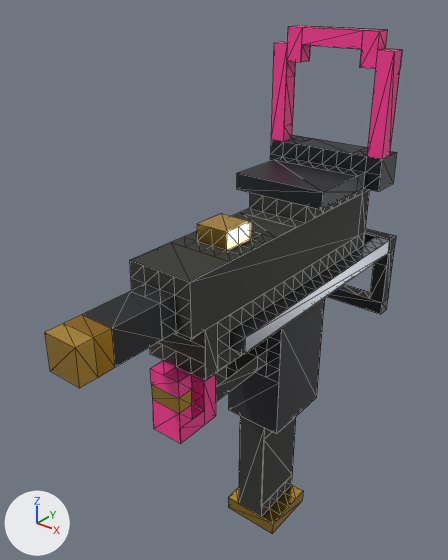
A saved change to the glTF model src/games/callofblocky/models/smg.glb.
Before and after are seen from a 50 mm camera at (0.754, -1.138, 0.843) aimed at (-0.078, -0.098, 0.198). Every picture has the same lights, and +X, +Y and +Z are marked at lower left. The first picture is the older version. Mesh edges are drawn as thin lines. Where no turn or scale is listed for an object, it has been applied to the vertices. Vertices at exactly the same position are counted once.

Objects in the first picture: 'smg_body'.
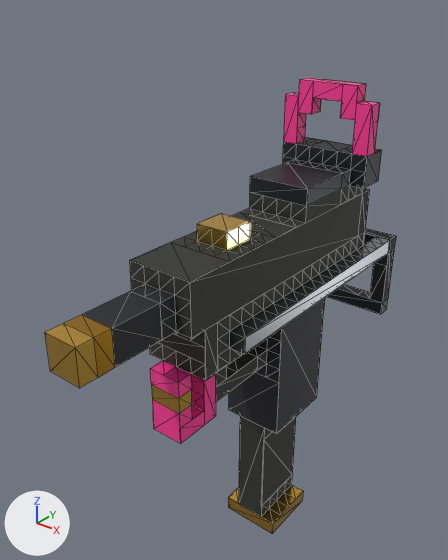
Pixel boxes [x1, y1, x2, y2] of what changed, in the pictures (448 x 560 px):
'smg_body', reshaped (10% shorter)
    before: [45, 25, 402, 534]
    after: [45, 78, 396, 534]
part 1 of me_smg_body, cut back
    before: [237, 25, 402, 222]
    after: [250, 78, 382, 222]

The edits, one by one:
me_smg_body is used by ob_smg_body; location (0.0, 0.0, 0.0).
me_smg_body had 698 vertices, 1042 faces and spanned x -0.156..0.156, y -0.625..0.43, z -0.547..0.742.
me_smg_body now has 660 vertices, 992 faces and spans x -0.117..0.117, y -0.625..0.43, z -0.547..0.625.
Part 1, on me_smg_body:
77 vertices are removed from x -0.156..0.156, y 0.0..0.273, z 0.352..0.742.
144 faces are deleted.
1 vertex moves from x -0.117, y 0.234, z 0.703 to x -0.078, y 0.234, z 0.586.
2 vertices are added at (0.0, 0.234, 0.586), (0.0, 0.195, 0.586).
8 new vertices lie (0.0, 0.0, 0.039) away from vertices in x -0.117..0.117, y 0.0..0.234, z 0.391..0.703.
6 new vertices lie (0.0, 0.0, 0.117) away from vertices in x -0.117..0.117, y 0.195..0.234, z 0.469.
6 new vertices lie (0.0, 0.0, 0.039) away from vertices in x -0.078..0.078, y 0.195..0.234, z 0.508..0.586.
6 new vertices lie (0.039, 0.0, 0.0) away from vertices in x -0.078, y 0.195..0.273, z 0.469..0.625.
6 new vertices lie (-0.039, 0.0, 0.0) away from vertices in x 0.078..0.117, y 0.195..0.273, z 0.469..0.625.
5 new vertices lie (0.0, 0.0, 0.039) away from vertices in x -0.039..0.078, y 0.195..0.234, z 0.547..0.586.
94 new faces join them.
